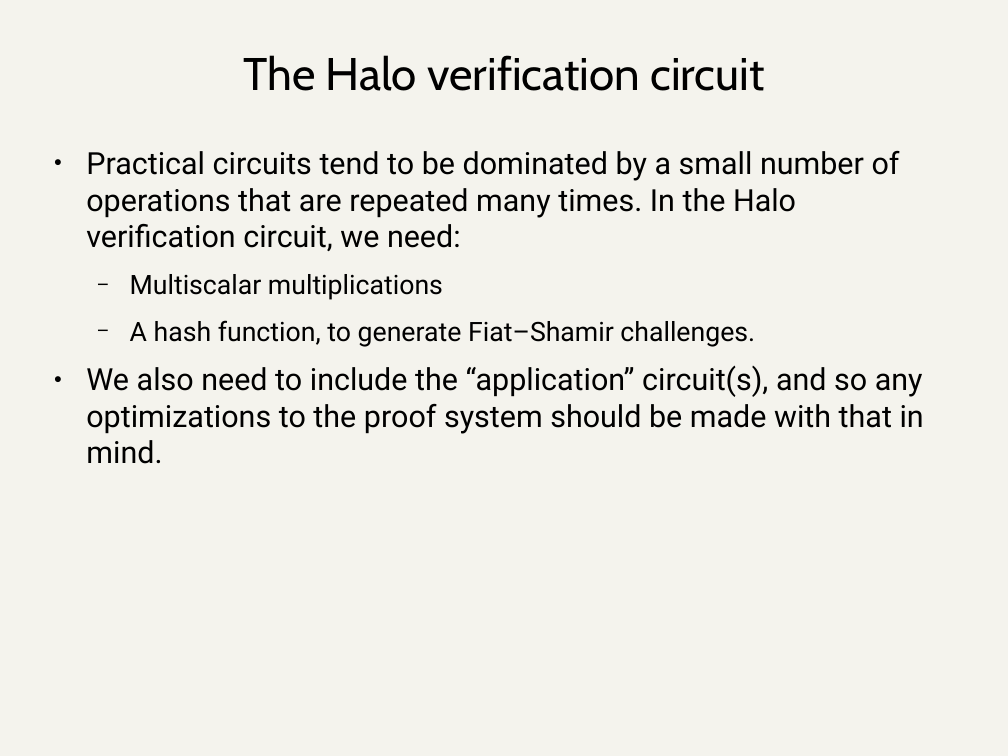
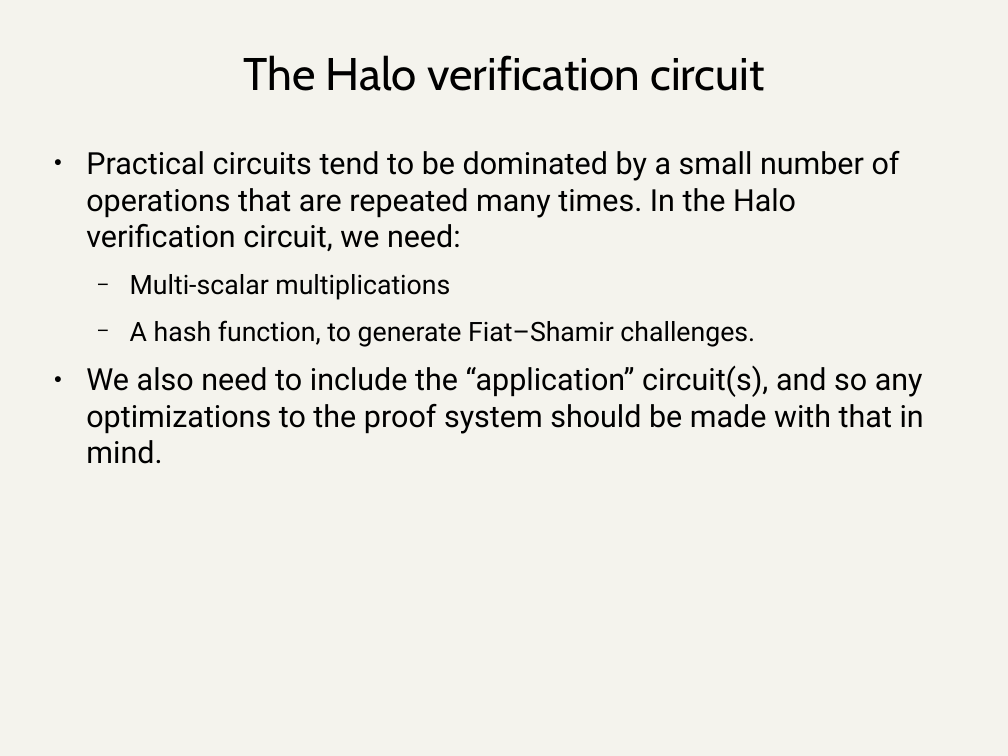
Before and after one commit to daira/halographs, a slide deck: slide 35 of halographs.odp. Drawn at 1008x756 pixels with LibreOffice and Linux fonts; fonts in the diff are those of the drawing. Boxes give left, top, right and bottom in pixels: in the first picture for what was removed or moved away, otherwise in the second. Text is boxed around its words. In the diff, an @@ line names an element or a change of style, - is before the commit and + after.

```diff
--- a/halographs.odp
+++ b/halographs.odp
@@ text at bbox=[130, 274, 450, 300]: text changed @@
-  − Multiscalar multiplications
+  − Multi-scalar multiplications
```
Also in this commit, not shown: 4 other slides changed, 2 slides added, 5 other files.
